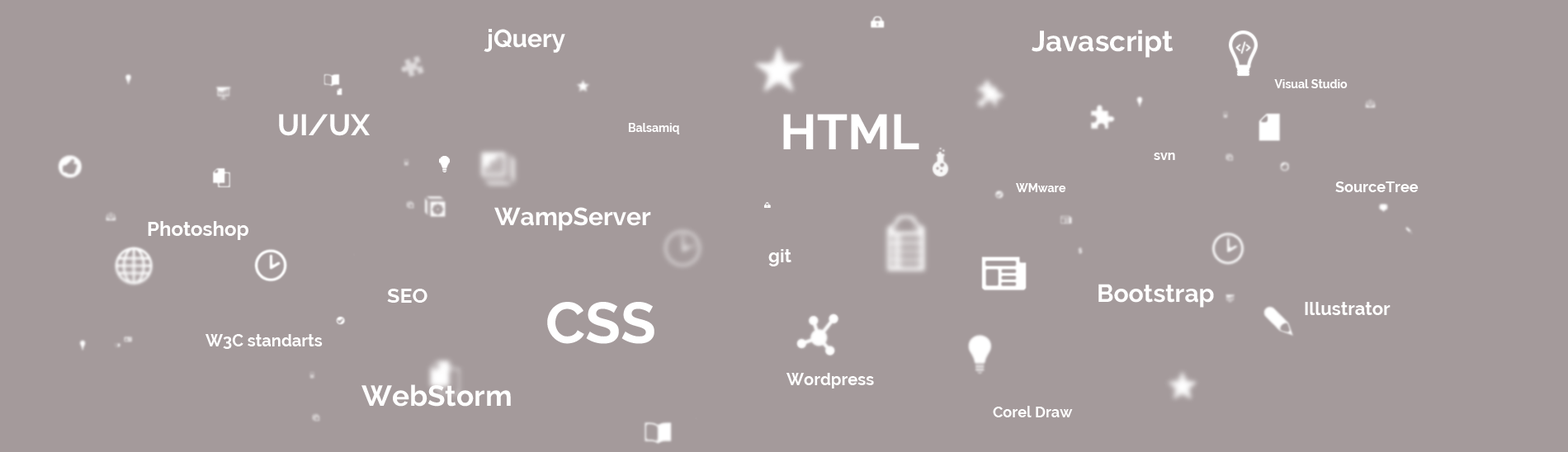
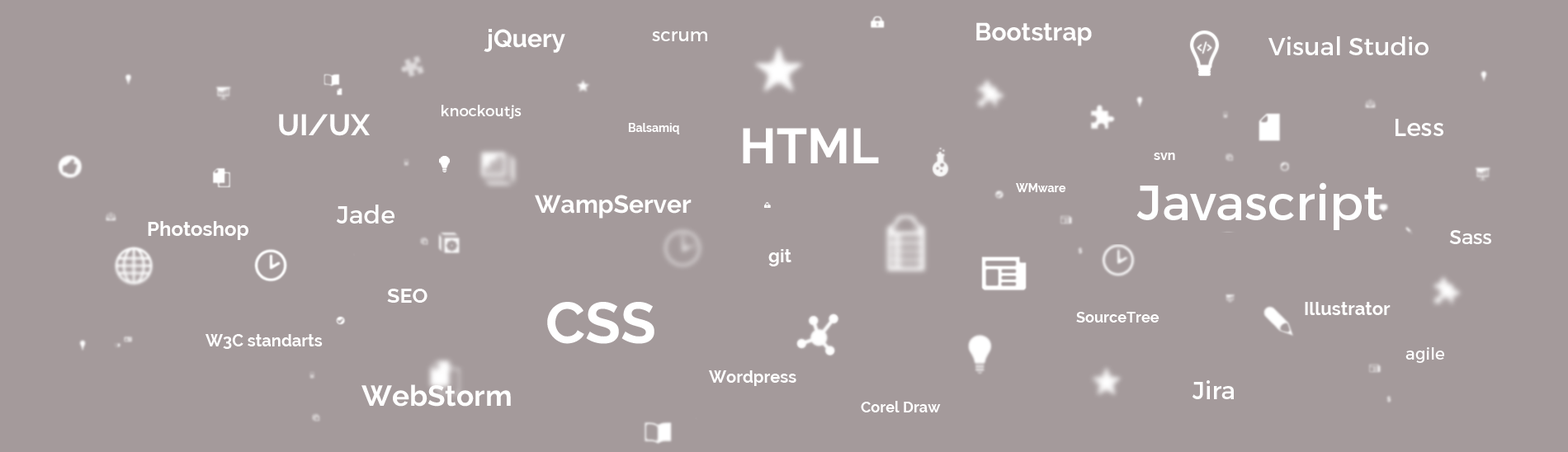
Revision of a layered 1568px x 452px image; what changed, layer by layer:
painted on "parallax_1" over [405, 28, 1492, 406]
painted on "parallax_2" over [336, 22, 1492, 418]
